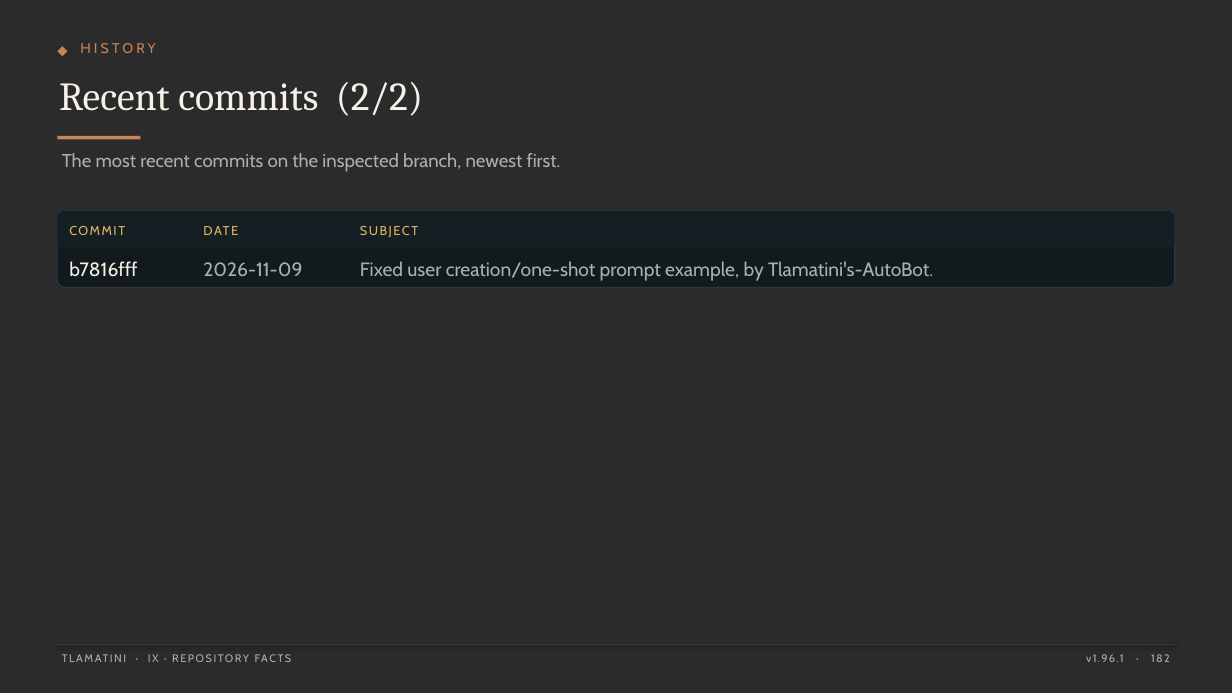
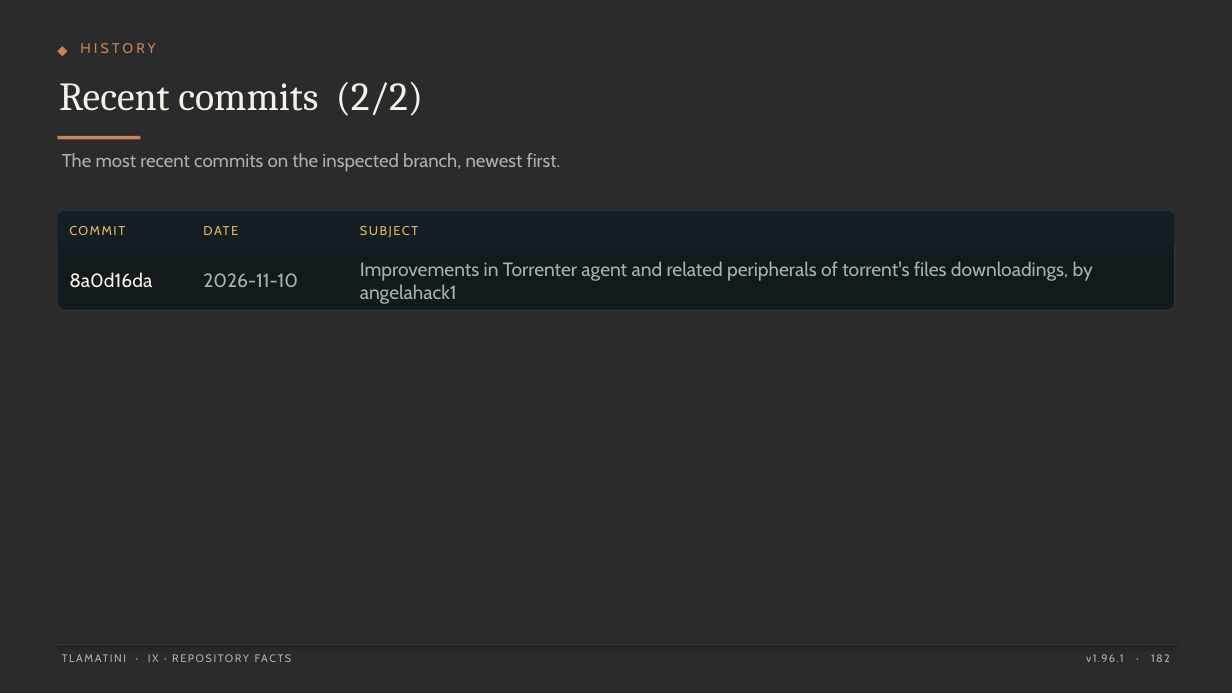
Before and after one commit to XAIHT/Tlamatini, a slide deck: slide 182 of Tlamatini_eXtended_Artificial_Intelligence_Humanly_Tempered.pptx. Drawn at 1232x693 pixels with LibreOffice and Linux fonts; fonts in the diff are those of the drawing; background and template pictures are left out; a plain dark background stands for a picture behind light text. Boxes give left, top, right and bottom in pixels: in the first picture for what was removed or moved away, otherwise in the second. Text is boxed around its words. In the diff, an @@ line names an element or a change of style, - is before the commit and + after.

```diff
--- a/Tlamatini_eXtended_Artificial_Intelligence_Humanly_Tempered.pptx
+++ b/Tlamatini_eXtended_Artificial_Intelligence_Humanly_Tempered.pptx
@@ rounded rectangle: place and size @@
-rounded rectangle at [57,211,1175,287]
+rounded rectangle at [57,211,1175,311]
@@ rounded rectangle at [57,211,1175,311]: proportions changed @@
@@ text at [360,261,1093,304]: text changed @@
-Fixed user creation/one-shot prompt example, by Tlamatini's-AutoBot.
+Improvements in Torrenter agent and related peripherals of torrent's files downloadings, by angelahack1
@@ text at [69,272,152,288]: text changed @@
-b7816fff
+8a0d16da
@@ text at [203,273,298,287]: text changed @@
-2026-11-09
+2026-11-10
```
Also in this commit, not shown: 29 other slides changed, 2 other files.
